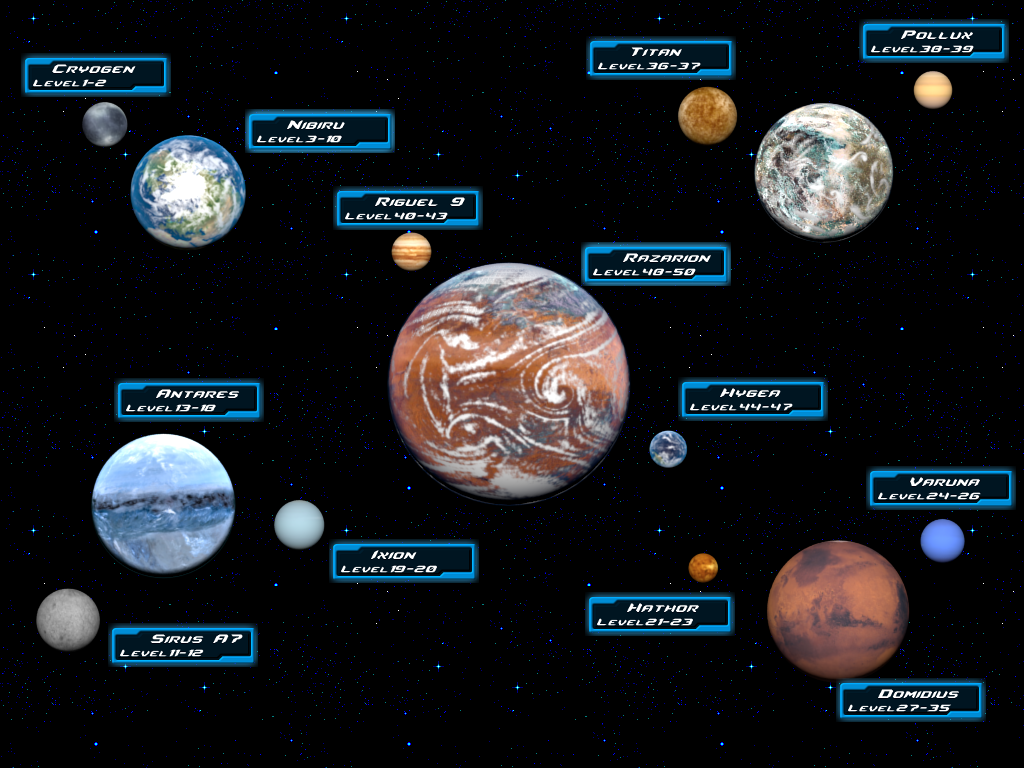
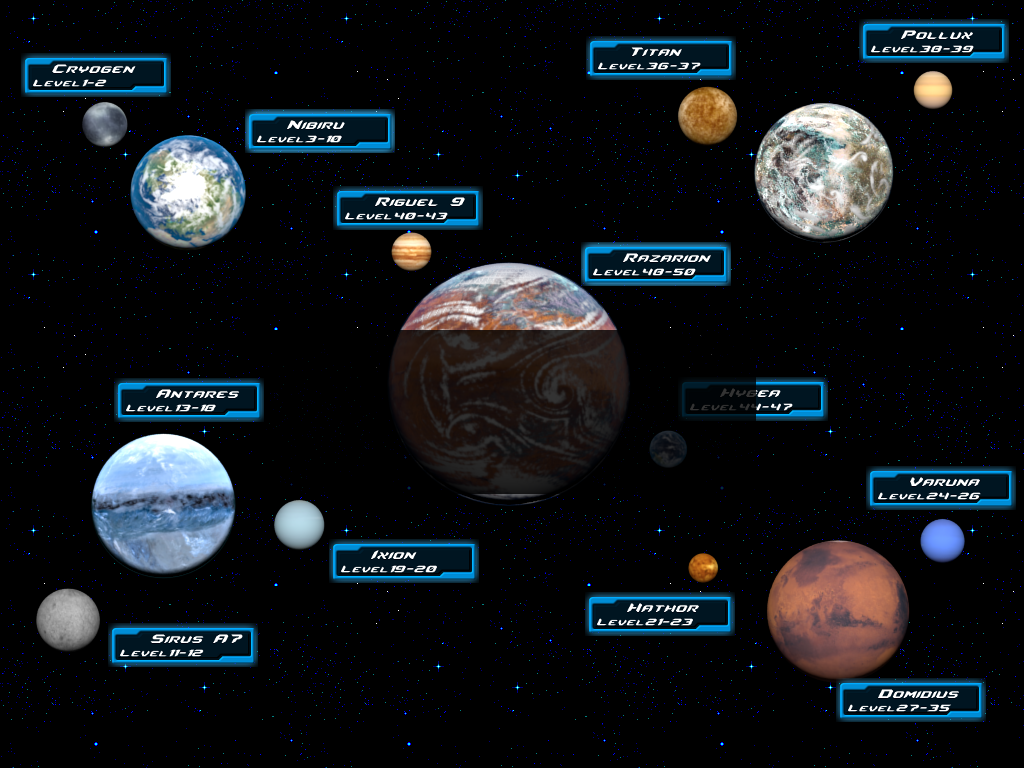
The second w=1024, h=768 image is a revision of the first. Changes to its layers:
added layer "Loading BG" (80%) above "Razarion.png" over (x1=266, y1=330, x2=756, y2=494)
